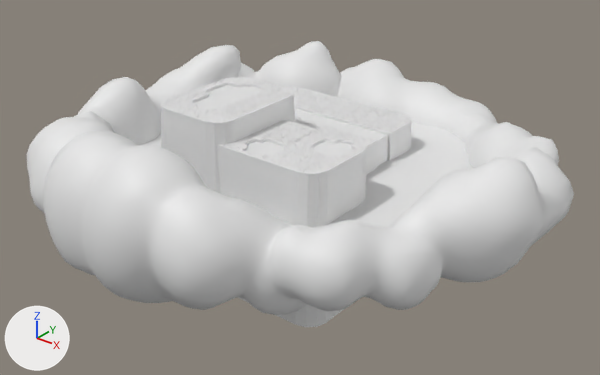
A saved change to the FBX model FishingWorld/Assets/Sky_island.fbx.
Both versions are drawn from a 50 mm lens placed at (86.0, -101.7, 76.7), pointed at (4.4, 0.3, 13.4). Lighting does not change. The marker at lower left points along +X, +Y and +Z.

Before the edit, the objects in view are built like this:
```python
me_circle_015 = bpy.data.meshes.new('Circle.015')
me_circle_015.from_pydata(...)  # 16 vertices, 1 face; spans x -36.5..36.5, y -36.5..36.5, z 0.0
me_cube = bpy.data.meshes.new('Cube')
me_cube.from_pydata(...)  # 878 vertices, 712 faces; spans x -15.7..21.0, y -18.8..21.8, z 0.0..29.8
me_mesh_018 = bpy.data.meshes.new('Mesh.018')
me_mesh_018.from_pydata(...)  # 4050 vertices, 5030 faces; spans x -42.9..47.9, y -41.3..45.7, z -13.8..14.7
me_plane_036 = bpy.data.meshes.new('Plane.036')
me_plane_036.from_pydata(...)  # 19153 vertices, 6665 faces; spans x -6.5..28.8, y -16.9..20.9, z 1.4..9.1
me_plane_036.materials.append(mat_grass_004)  # white #e7e7e7
ob_circle_001 = bpy.data.objects.new('Circle.001', me_circle_015)
ob_circle_001.location = (0.7, -1.3, 17.4)
ob_cube_003 = bpy.data.objects.new('Cube.003', me_cube)
ob_cube_003.location = (0.0, 0.0, 0.0)
ob_mball_009 = bpy.data.objects.new('Mball.009', me_mesh_018)
ob_mball_009.location = (0.7, -1.3, 17.3)
ob_plane_019 = bpy.data.objects.new('Plane.019', me_plane_036)
ob_plane_019.location = (-8.5, 0.0, 21.2)
# also in view: 'Cube.004' at (3.8, 7.5, 19.8); 'Cube.005' at (-6.8, -6.2, 29.3)
```
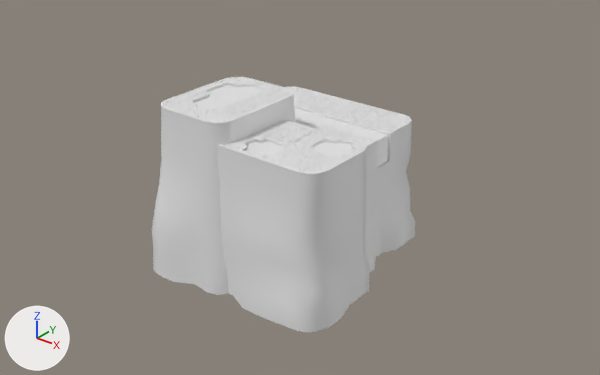
Pixel boxes [x1, y1, x2, y2] of what changed, in the pictures (600 x 375 px; the box of a moved part takes in the faces that stretch with it):
```json
{"object": "Mball.009", "change": "deleted", "before": [27, 41, 574, 315]}
{"object": "Cube.003", "change": "reshaped", "before": [161, 77, 412, 327], "after": [152, 77, 415, 332]}
{"object": "Circle.001", "change": "deleted", "before": [141, 122, 472, 228]}
{"part": 1, "of": "me_cube", "change": "moved or reshaped", "before": [199, 139, 411, 327], "after": [152, 139, 415, 332]}
{"part": 2, "of": "me_cube", "change": "shading changed", "before": [161, 77, 412, 216], "after": [161, 77, 412, 216]}
```

The change, as JSON lines over the scene's bpy script:
```json
{"block": "me_cube", "where": "# used by ob_cube_003; location = (0.0, 0.0, 0.0)"}
{"op": "remove", "block": "me_cube", "code": "me_cube.from_pydata(...)  # 878 vertices, 712 faces; spans x -15.7..21.0, y -18.8..21.8, z 0.0..29.8"}
{"op": "add", "block": "me_cube", "code": "me_cube.from_pydata(...)  # 878 vertices, 712 faces; spans x -17.8..22.1, y -20.6..24.9, z 0.0..29.8"}
{"block": "me_cube", "change": "me_cube part 1: 178 of 878 vertices moved; they spanned x -15.7..21.0, y -18.8..21.8, z 0.0..19.9 and now span x -17.8..22.1, y -20.6..24.9, z 0.0..20.0; mean shift (0.0, -0.2, 0.0); largest move (-8.3, 21.8, 0.0) -> (-7.8, 24.9, 0.0)"}
{"block": "me_cube", "change": "me_cube part 2: edges marked sharp go from 742 to 270"}
{"op": "remove", "block": "ob_circle_001", "code": ["ob_circle_001 = bpy.data.objects.new('Circle.001', me_circle_015)", "ob_circle_001.location = (0.7, -1.3, 17.4)"]}
{"op": "remove", "block": "ob_mball_009", "code": ["ob_mball_009 = bpy.data.objects.new('Mball.009', me_mesh_018)", "ob_mball_009.location = (0.7, -1.3, 17.3)"]}
```
